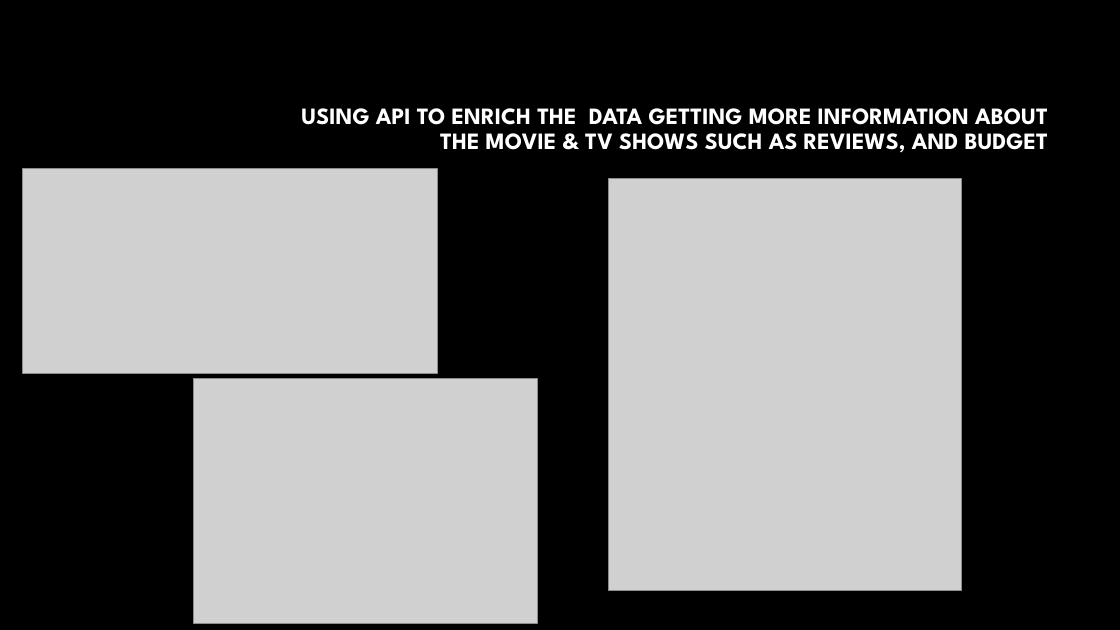
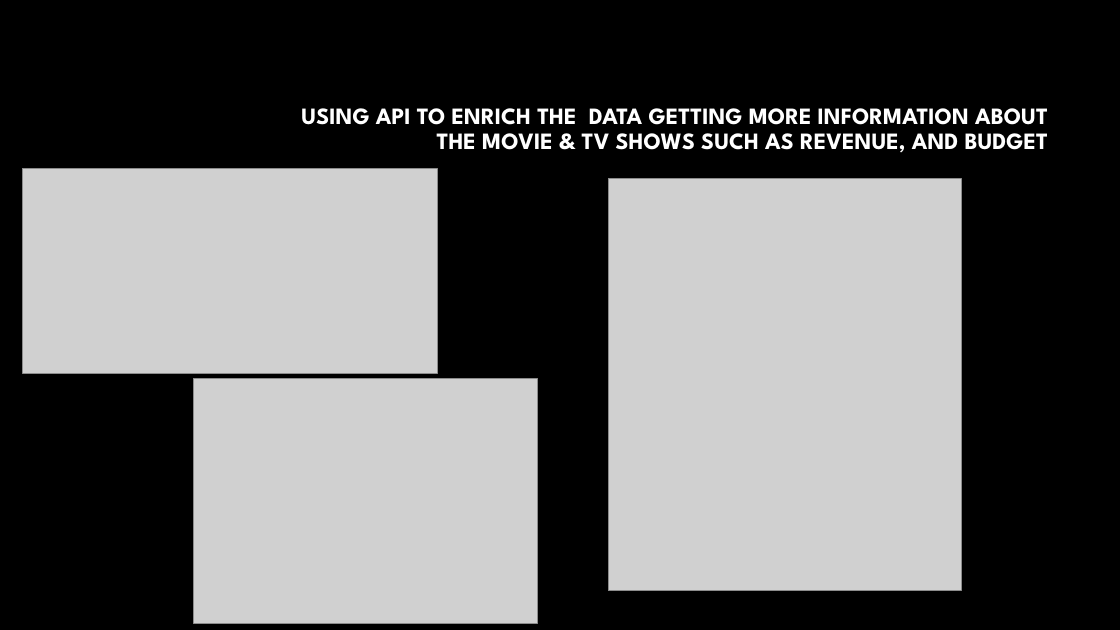
Before and after one commit to ahmadfarouk/Project-Netflix, a slide deck: slide 7 of netflix/The era of Netflix.pptx. Drawn at 1120x630 pixels with LibreOffice and Linux fonts; fonts in the diff are those of the drawing; grey boxes stand for pictures; background and template pictures are left out. Boxes give left, top, right and bottom in pixels: in the first picture for what was removed or moved away, otherwise in the second. Text is boxed around its words. In the diff, an @@ line names an element or a change of style, - is before the commit and + after.

```diff
--- a/netflix/The era of Netflix.pptx
+++ b/netflix/The era of Netflix.pptx
@@ title at <box>301,108,1048,152</box>: text changed @@
-USING API TO ENRICH THE DATA GETTING MORE INFORMATION ABOUT THE MOVIE & TV SHOWS SUCH AS REVIEWS, AND BUDGET
+USING API TO ENRICH THE DATA GETTING MORE INFORMATION ABOUT THE MOVIE & TV SHOWS SUCH AS REVENUE, AND BUDGET
```
Also in this commit, not shown: 3 other slides changed, 2 other files.
